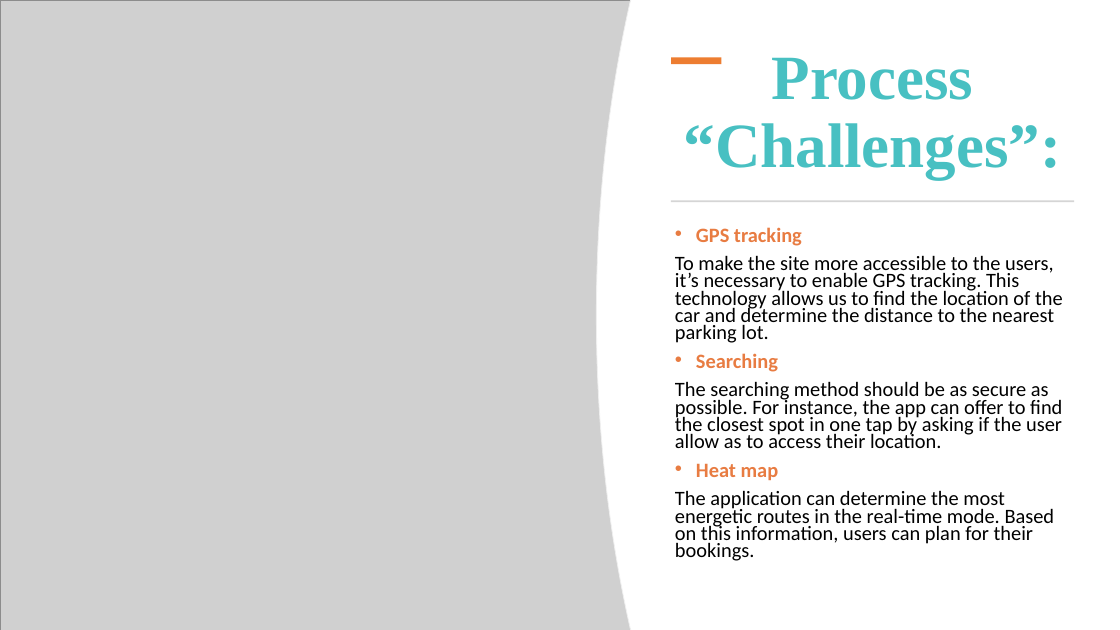
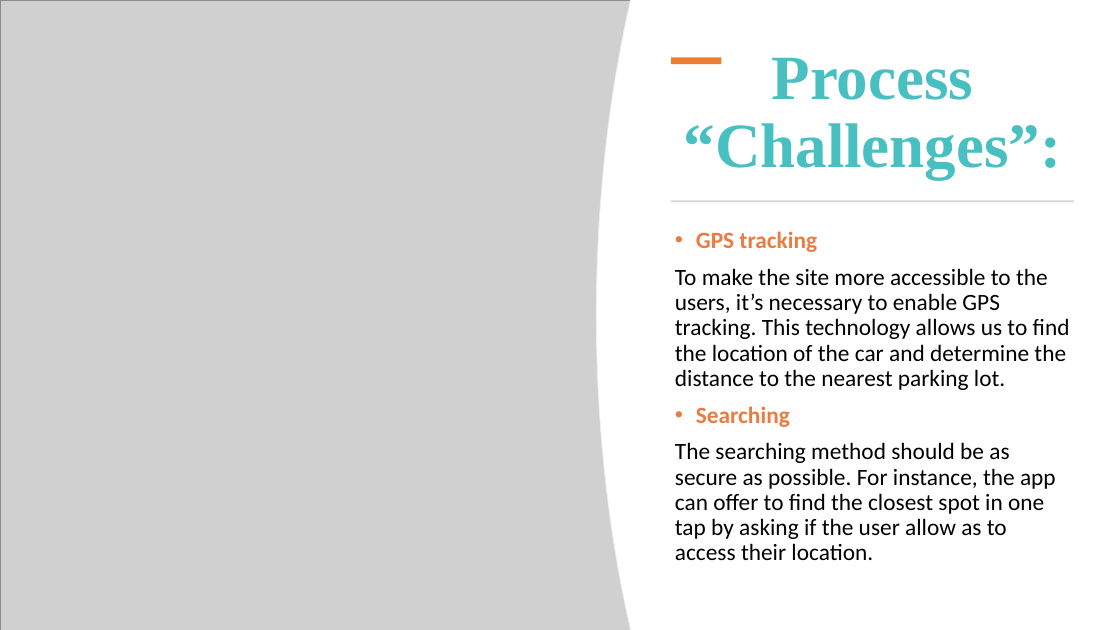
Before and after one commit to Yousiadel/Park-Me-Site, a slide deck: slide 9 of Project 1 for Group2 Parking Site.pptx. Drawn at 1120x630 pixels with LibreOffice and Linux fonts; fonts in the diff are those of the drawing; grey boxes stand for pictures. Boxes give left, top, right and bottom in pixels: in the first picture for what was removed or moved away, otherwise in the second. Text is boxed around its words. In the diff, an @@ line names an element or a change of style, - is before the commit and + after.

```diff
--- a/Project 1 for Group2 Parking Site.pptx
+++ b/Project 1 for Group2 Parking Site.pptx
@@ text "GPS tracking" at [675, 231, 1070, 560]: size 17.5 to 20 pt; line spacing 0.7 to 0.9 @@
@@ text at [675, 463, 1055, 561]: paragraphs removed @@
-• Heat map
-The application can determine the most energetic routes in the real-time mode. Based on this information, users can plan for their bookings.
```
